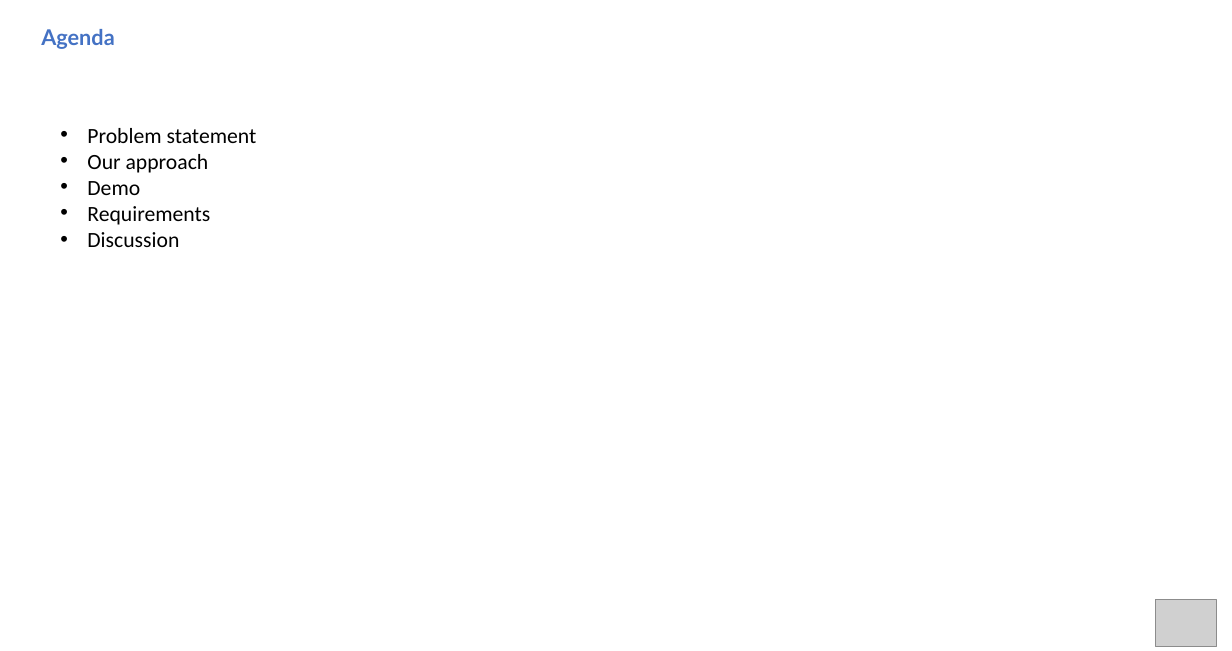
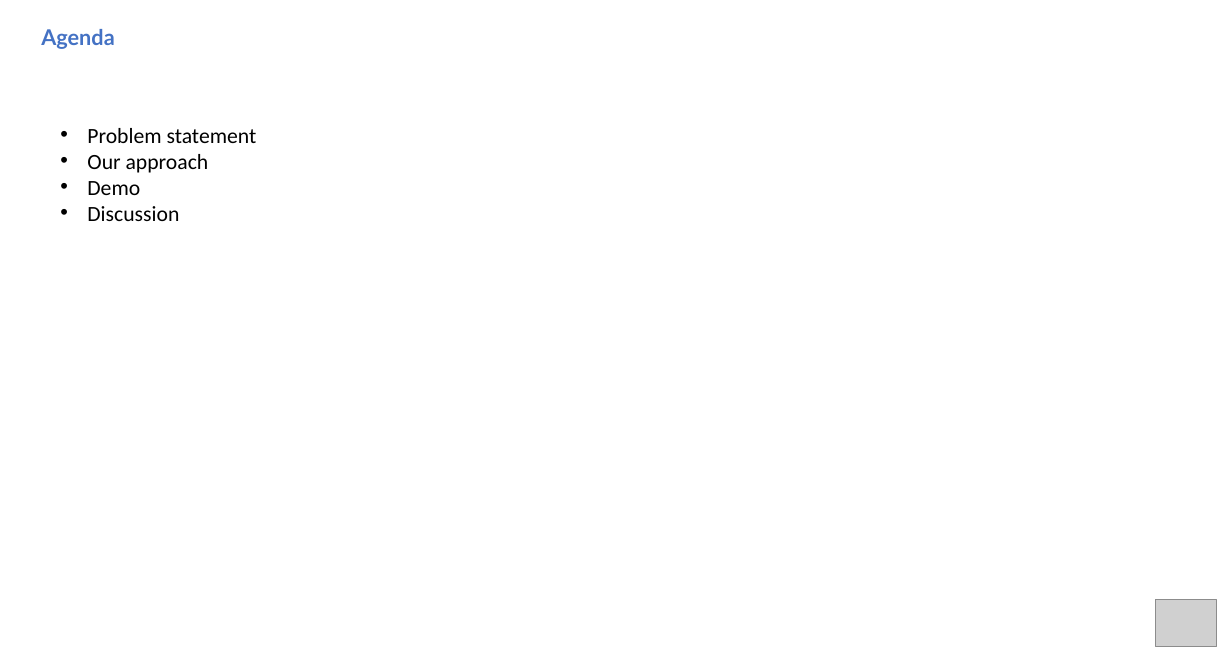
Before and after one commit to hmhwe/IMAGEN_Backend, a slide deck: slide 2 of docs/StakeholderM_CV.pptx. Drawn at 1232x651 pixels with LibreOffice and Linux fonts; fonts in the diff are those of the drawing; grey boxes stand for pictures. Boxes give left, top, right and bottom in pixels: in the first picture for what was removed or moved away, otherwise in the second. Text is boxed around its words. In the diff, an @@ line names an element or a change of style, - is before the commit and + after.

```diff
--- a/docs/StakeholderM_CV.pptx
+++ b/docs/StakeholderM_CV.pptx
@@ text at [87,206,210,225]: paragraph removed @@
-• Requirements
```
Also in this commit, not shown: 11 other slides changed.
